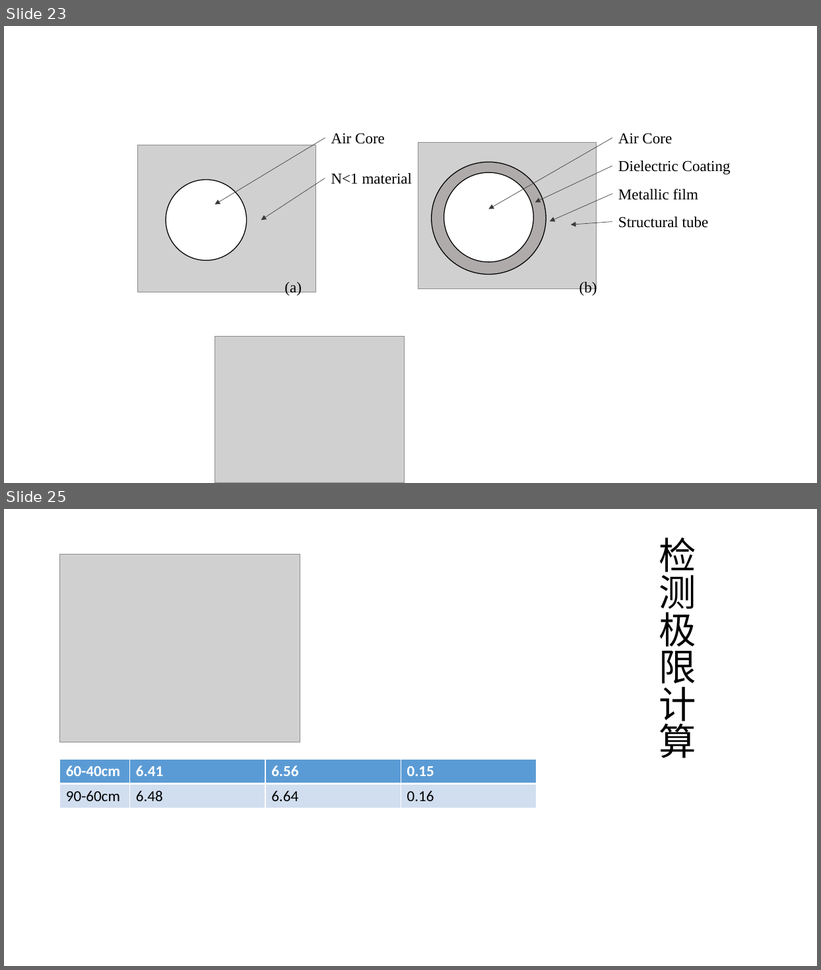
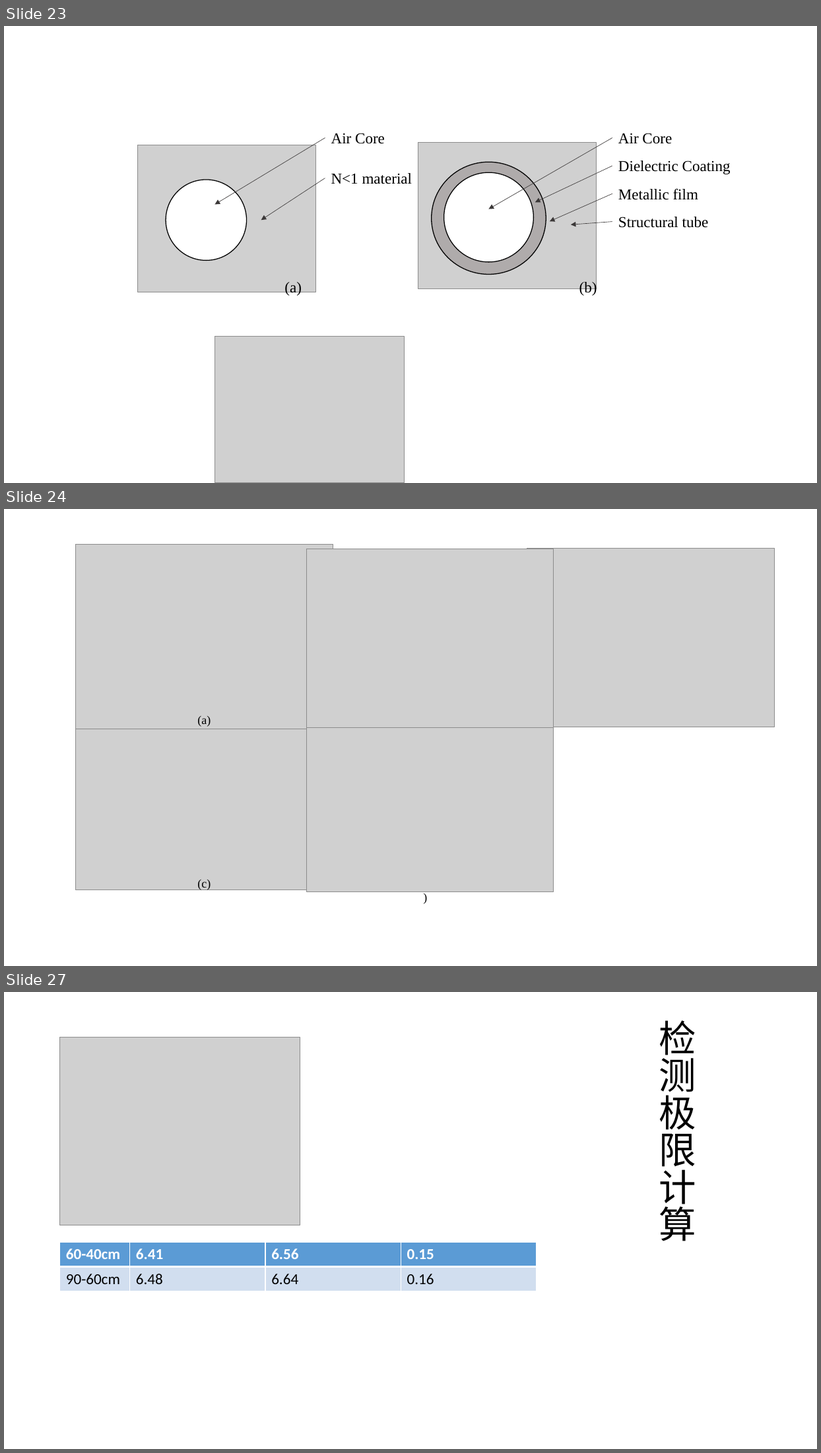
Before and after one commit to alwee021/CV, a slide deck: 毕业论文/论文用图.pptx. Shown one above the other, each under a label of ours: slides 23 and 25 before the commit, slides 23, 24 and 27 after it; the slides between them are not shown. The pictures are 821x970 and 821x1453 pixels, drawn with LibreOffice and Linux fonts; fonts in the diff are those of the drawing; grey boxes stand for pictures. Boxes give left, top, right and bottom in pixels: in the first picture for what was removed or moved away, otherwise in the second. Text is boxed around its words. In the diff, an @@ line names an element or a change of style, - is before the commit and + after.

```diff
--- a/毕业论文/论文用图.pptx
+++ b/毕业论文/论文用图.pptx
@@ slide 24 added at (4, 509, 817, 966), background #FFFFFF @@
@@ picture added at (76, 544, 333, 729) @@
@@ picture added at (306, 549, 554, 728) @@
@@ picture added at (527, 549, 774, 727) @@
@@ picture added at (76, 706, 333, 890) @@
@@ text added at (197, 716, 211, 727), 14 pt, text #000000 @@
+(a)
@@ picture added at (306, 714, 554, 892) @@
@@ text added at (423, 714, 433, 727), 14 pt, text #000000 @@
+(b)
@@ text added at (197, 880, 211, 890), 14 pt, text #000000 @@
+(c)
@@ what was slide 25 is now slide 27 @@
```
Also in this commit, not shown: 1 slide changed, 6 other slides added, 1 slide removed, 11 other files.
